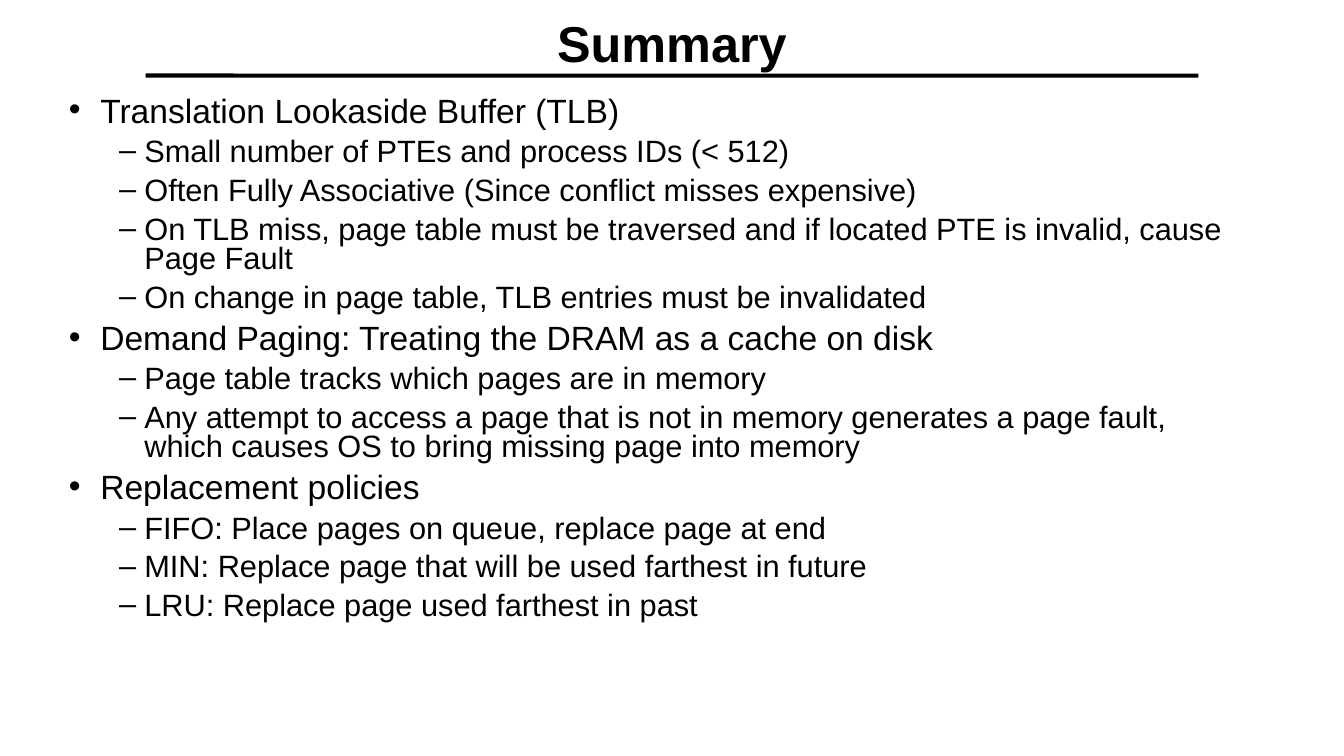
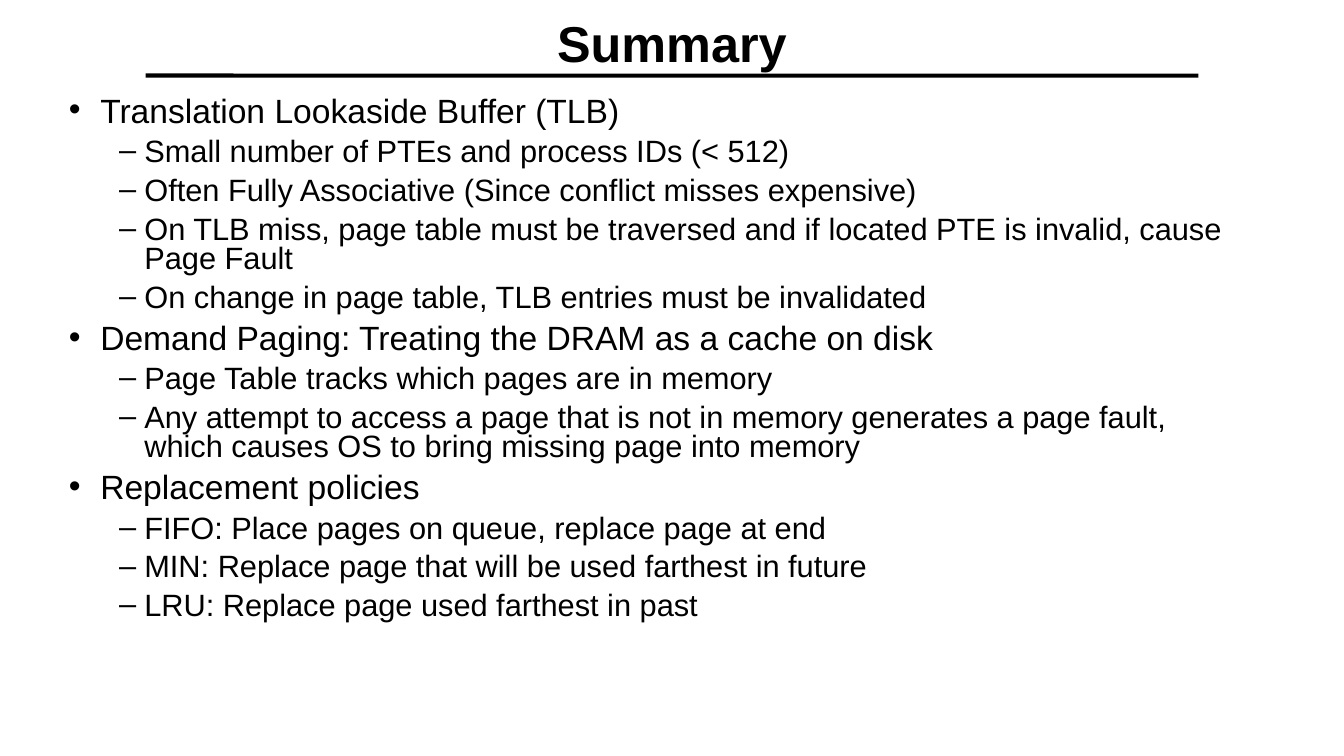
Before and after one commit to guhofstra/CSC256Fa25, a slide deck: slide 44 of PPTs/L8-Memory System II Paging.pptx. Drawn at 1344x756 pixels with LibreOffice and Linux fonts; fonts in the diff are those of the drawing. Boxes give left, top, right and bottom in pixels: in the first picture for what was removed or moved away, otherwise in the second. Text is boxed around its words. In the diff, an @@ line names an element or a change of style, - is before the commit and + after.

```diff
--- a/PPTs/L8-Memory System II Paging.pptx
+++ b/PPTs/L8-Memory System II Paging.pptx
@@ text at [144, 366, 772, 395]: text changed @@
-  – Page table tracks which pages are in memory
+  – Page Table tracks which pages are in memory
```
Also in this commit, not shown: 23 other slides changed, 3 other files.
